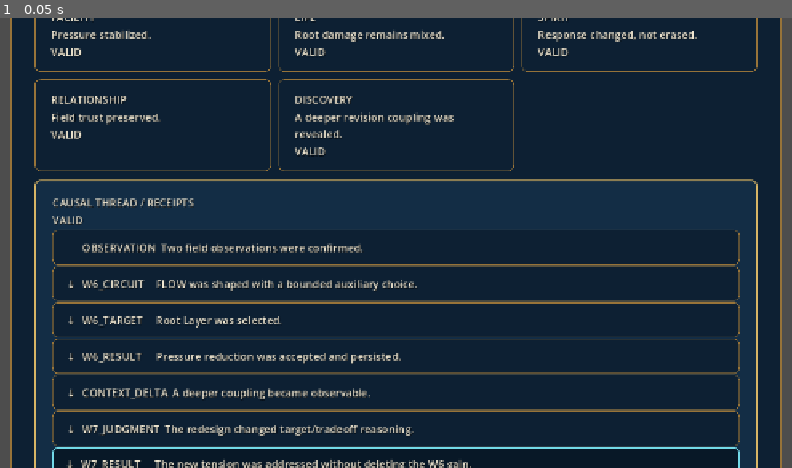
Above: before the commit, frame 1.
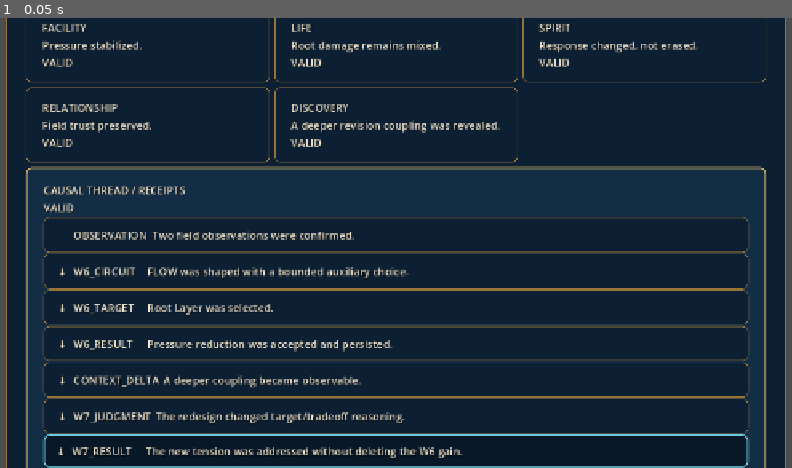
Above: after the commit, the same moment.

Repository: alsdmlals4-eng/GRIMOIRE-
Game: Godot game, scene res://src/ui/component_sheets/component_sheet_d_result_grimoire.tscn
The game is run twice, just before and just after one commit, with the same random seed, the same clock (stepped at 60 frames per second) and the same inputs. This scene is started directly instead of the project's main scene.
Inputs:
- Up to frame 1 (0.05 s): no input

The runs differ from the first frame. In frame 1, 22% of the frame differs, in the area x 0-100%, y 0-100%.

Commit message:
fix(ui): compact result grimoire sheet without hiding receipts

Diff:
--- a/src/ui/component_sheets/component_sheet_d_result_grimoire.tscn
+++ b/src/ui/component_sheets/component_sheet_d_result_grimoire.tscn
@@ -18,28 +18,28 @@
 anchors_preset = 15
 anchor_right = 1.0
 anchor_bottom = 1.0
-offset_left = 24.0
-offset_top = 24.0
-offset_right = -24.0
-offset_bottom = -24.0
+offset_left = 16.0
+offset_top = 16.0
+offset_right = -16.0
+offset_bottom = -16.0
 grow_horizontal = 2
 grow_vertical = 2
 theme_type_variation = &"AcademyPanel"
 
 [node name="Margin" type="MarginContainer" parent="Frame"]
 layout_mode = 2
-theme_override_constants/margin_left = 24
-theme_override_constants/margin_top = 20
-theme_override_constants/margin_right = 24
-theme_override_constants/margin_bottom = 20
+theme_override_constants/margin_left = 18
+theme_override_constants/margin_top = 10
+theme_override_constants/margin_right = 18
+theme_override_constants/margin_bottom = 10
 
 [node name="Content" type="VBoxContainer" parent="Frame/Margin"]
 layout_mode = 2
-theme_override_constants/separation = 14
+theme_override_constants/separation = 8
 
 [node name="Title" type="Label" parent="Frame/Margin/Content"]
 layout_mode = 2
-theme_override_font_sizes/font_size = 28
+theme_override_font_sizes/font_size = 24
 text = "COMPONENT SHEET D / RESULT GRIMOIRE"
 
 [node name="Subtitle" type="Label" parent="Frame/Margin/Content"]
@@ -50,8 +50,8 @@
 [node name="ResultGrid" type="GridContainer" parent="Frame/Margin/Content"]
 layout_mode = 2
 columns = 3
-theme_override_constants/h_separation = 12
-theme_override_constants/v_separation = 12
+theme_override_constants/h_separation = 8
+theme_override_constants/v_separation = 8
 
 [node name="Facility" parent="Frame/Margin/Content/ResultGrid" instance=ExtResource("2")]
 layout_mode = 2
@@ -82,14 +82,14 @@
 
 [node name="Margin" type="MarginContainer" parent="Frame/Margin/Content/PortfolioReceipt"]
 layout_mode = 2
-theme_override_constants/margin_left = 14
-theme_override_constants/margin_top = 10
-theme_override_constants/margin_right = 14
-theme_override_constants/margin_bottom = 10
+theme_override_constants/margin_left = 10
+theme_override_constants/margin_top = 6
+theme_override_constants/margin_right = 10
+theme_override_constants/margin_bottom = 6
 
 [node name="Rows" type="HBoxContainer" parent="Frame/Margin/Content/PortfolioReceipt/Margin"]
 layout_mode = 2
-theme_override_constants/separation = 10
+theme_override_constants/separation = 8
 
 [node name="Label" type="Label" parent="Frame/Margin/Content/PortfolioReceipt/Margin/Rows"]
 layout_mode = 2
